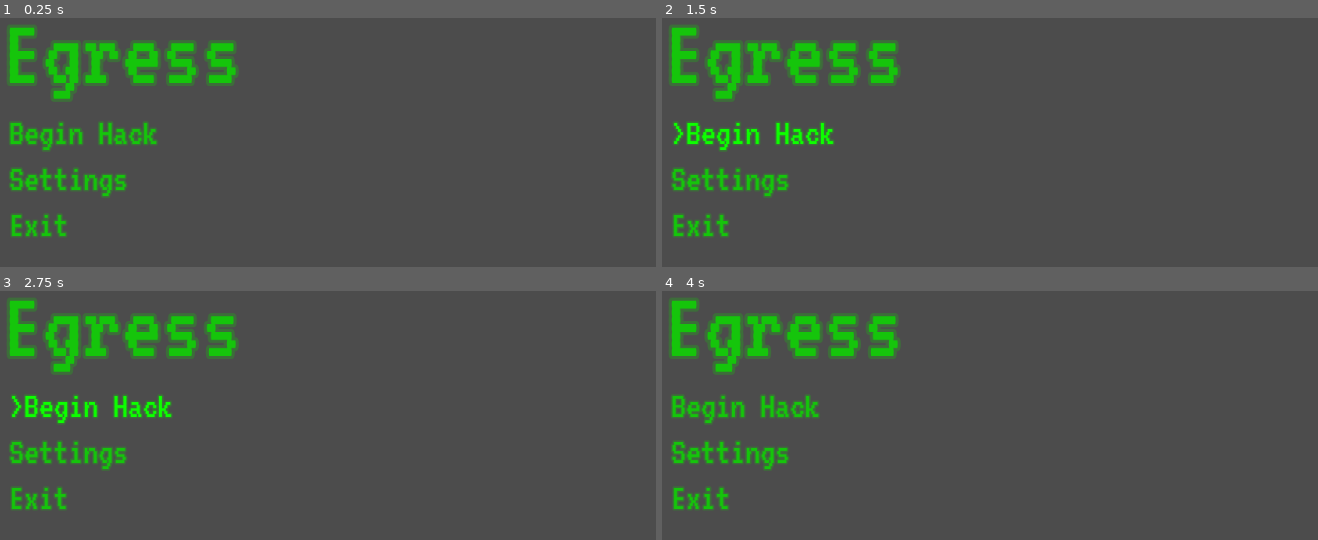
Above: before the commit, frames 1-4 (two rows, left to right).
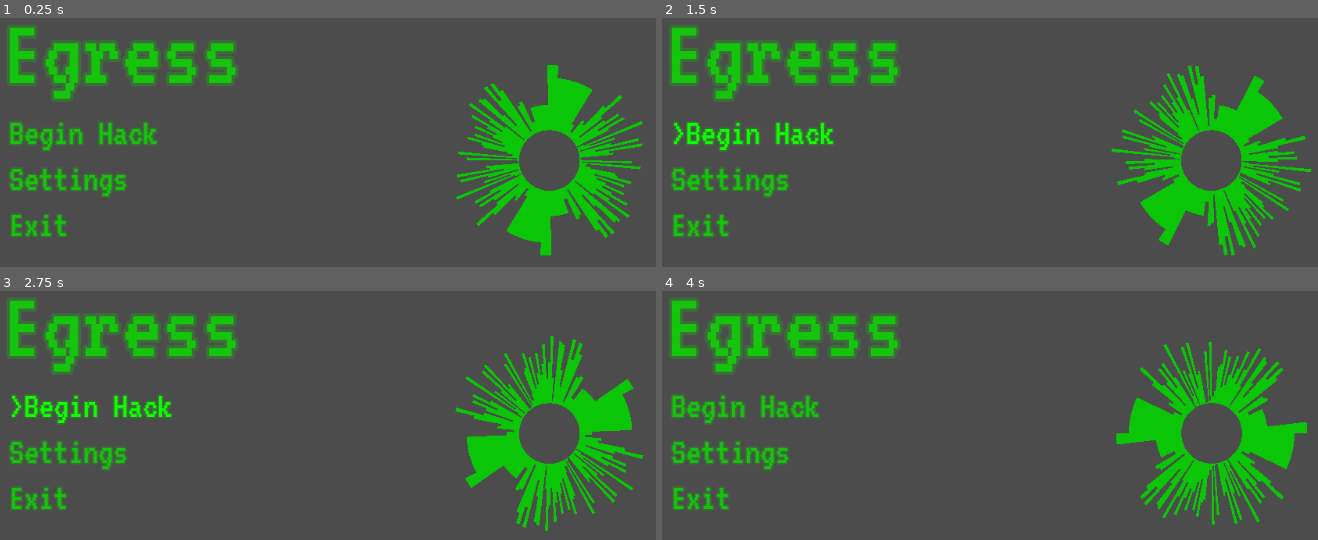
Above: after the commit, the same moments.

Repository: Lunatic-Games/egress
Game: Godot game, scene res://menus/main_menu/main_menu.tscn
Same seed, same stepped clock (60 frames per second), same inputs: the game is played once before the commit and once after it. This scene is started directly instead of the project's main scene.
Inputs (mouse positions are in pixels of both pictures, inside the frame that each line leads up to):
- Up to frame 1 (0.25 s): no input
- Up to frame 2 (1.5 s): click "Begin Hack" at 0.5 s; click ">Begin Hack" at 1.25 s
- Up to frame 3 (2.75 s): click ">Begin Hack" at 2 s
- Up to frame 4 (4 s): click ">Begin Hack" at 2.75 s; move the mouse to (1232, 390) at 3.52 s

The runs differ from the first frame. In frame 1, 7.9% of the frame differs, in the area x 69-99%, y 18-96%; in frame 2, 7.9%; in frame 3, 7.9%; in frame 4, 7.9%, in the area x 69-99%, y 20-94%.

Commit message:
Basis of program shader

Diff:
--- a/menus/main_menu/main_menu.tscn
+++ b/menus/main_menu/main_menu.tscn
@@ -11,6 +11,75 @@
 outline_size = 4
 outline_color = Color( 0.0862745, 0.776471, 0.0470588, 0.270588 )
 font_data = ExtResource( 1 )
+
+[sub_resource type="Shader" id=2]
+code = "shader_type canvas_item;
+
+uniform float inner_radius : hint_range(0, 0.5);
+uniform int bars : hint_range(2, 256);
+uniform float seed;
+uniform vec4 color : hint_color;
+uniform float offset;
+
+// https://stackoverflow.com/questions/4200224/random-noise-functions-for-glsl
+float rand(float value) {
+	return fract(sin(dot(vec2(value, seed), vec2(12.9898,78.233))) * 43758.5453);
+}
+
+void fragment() {
+	vec2 xy = UV - 0.5;
+	float angle = tanh(xy.y / xy.x);
+	float sect = angle - mod(angle, 1.0 / float(bars));
+	float radius = inner_radius + rand(sect) * 0.3;
+	if (pow(xy.x, 2) + pow(xy.y, 2) < pow(radius, 2) &&
+			pow(xy.x, 2) + pow(xy.y, 2) > pow(inner_radius, 2)) {
+		COLOR = color;
+	} else {
+		COLOR = vec4(0.0);
+	}
+}"
+
+[sub_resource type="ShaderMaterial" id=3]
+shader = SubResource( 2 )
+shader_param/inner_radius = 0.129424
+shader_param/bars = 32
+shader_param/seed = 3.0
+shader_param/color = Color( 0.0470588, 0.780392, 0.027451, 1 )
+shader_param/offset = 0.111495
+
+[sub_resource type="Animation" id=4]
+resource_name = "anim"
+length = 16.0
+loop = true
+tracks/0/type = "value"
+tracks/0/path = NodePath(".:rect_rotation")
+tracks/0/interp = 1
+tracks/0/loop_wrap = true
+tracks/0/imported = false
+tracks/0/enabled = true
+tracks/0/keys = {
+"times": PoolRealArray( 0, 16 ),
+"transitions": PoolRealArray( 1, 1 ),
+"update": 0,
+"values": [ 0.0, 360.0 ]
+}
+
+[sub_resource type="Animation" id=5]
+resource_name = "anim"
+length = 4.0
+loop = true
+tracks/0/type = "value"
+tracks/0/path = NodePath(".:material:shader_param/inner_radius")
+tracks/0/interp = 1
+tracks/0/loop_wrap = true
+tracks/0/imported = false
+tracks/0/enabled = true
+tracks/0/keys = {
+"times": PoolRealArray( 0, 2.1 ),
+"transitions": PoolRealArray( 1, 1 ),
+"update": 0,
+"values": [ 0.1, 0.2 ]
+}
 
 [node name="MainMenu" type="Control"]
 anchor_right = 1.0
@@ -47,6 +116,7 @@
 [node name="BeginButton" parent="VBoxContainer" instance=ExtResource( 3 )]
 margin_right = 202.0
 focus_mode = 0
+custom_colors/font_color = Color( 0.0862745, 0.776471, 0.0470588, 1 )
 custom_colors/font_color_hover = Color( 0.054902, 1, 0, 1 )
 custom_colors/font_color_pressed = Color( 0.0313726, 0.513726, 0, 1 )
 enabled_focus_mode = 0
@@ -78,6 +148,26 @@
 pitch_scale = 0.9
 autoplay = true
 bus = "Music"
+
+[node name="ColorRect" type="ColorRect" parent="."]
+material = SubResource( 3 )
+margin_left = 559.603
+margin_top = 176.204
+margin_right = 859.603
+margin_bottom = 476.204
+rect_rotation = 302.367
+rect_pivot_offset = Vector2( 150, 150 )
+color = Color( 0.0862745, 0.776471, 0.0470588, 1 )
+__meta__ = {
+"_edit_use_anchors_": false
+}
+
+[node name="SpinAnimation" type="AnimationPlayer" parent="ColorRect"]
+autoplay = "anim"
+anims/anim = SubResource( 4 )
+
+[node name="PulsateAnimation" type="AnimationPlayer" parent="ColorRect"]
+anims/anim = SubResource( 5 )
 [connection signal="pressed" from="VBoxContainer/BeginButton" to="." method="_on_BeginButton_pressed"]
 [connection signal="pressed" from="VBoxContainer/SettingsButton" to="." method="_on_SettingsButton_pressed"]
 [connection signal="pressed" from="VBoxContainer/ExitButton" to="." method="_on_ExitButton_pressed"]
Not shown: 1 places in menus/main_menu/main_menu.tscn that only renumber resources
